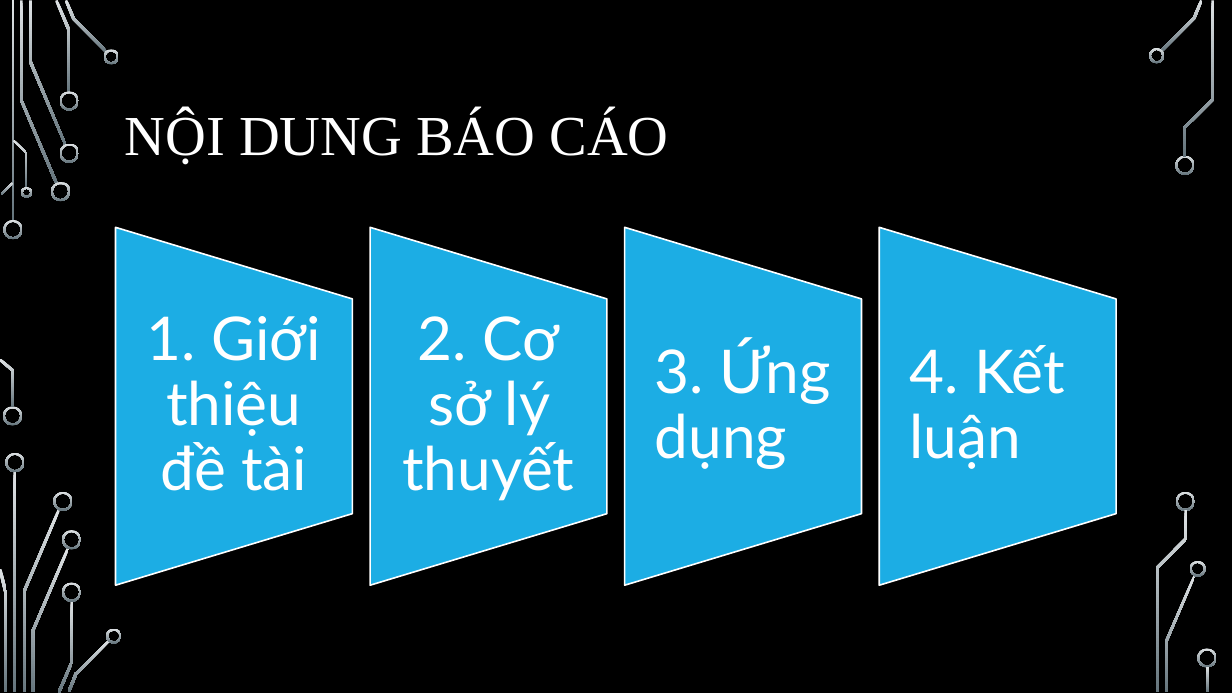
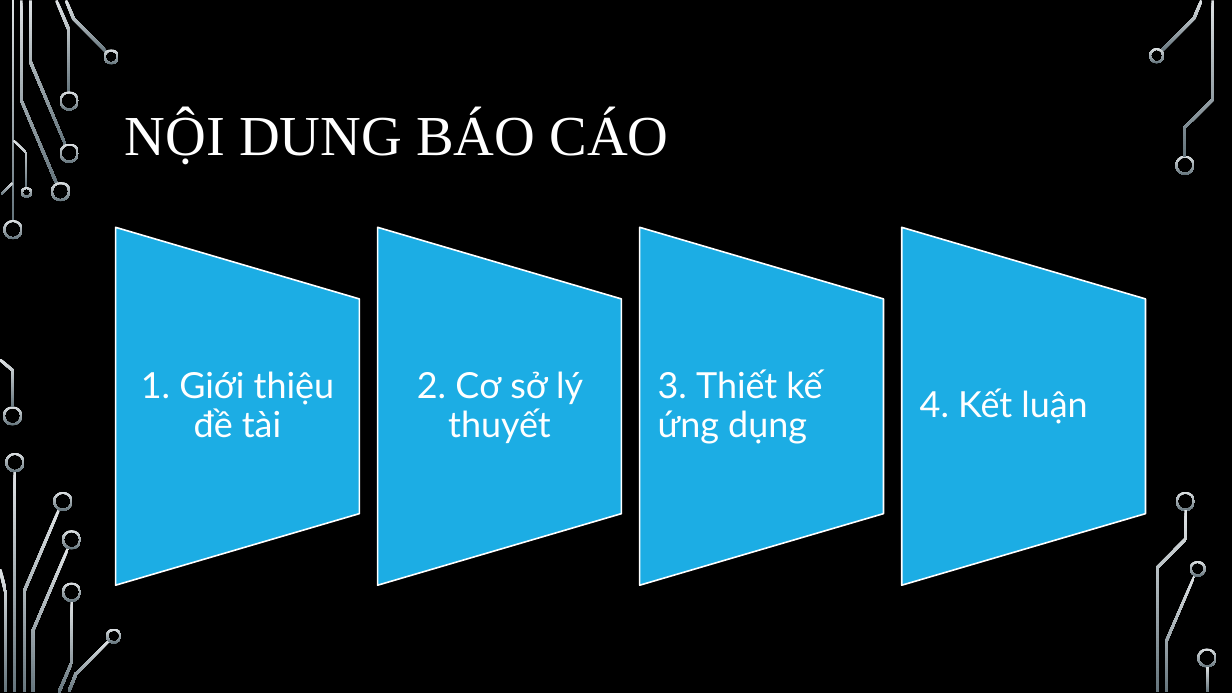
Before and after one commit to kiet1022/DoanHoiIT, a slide deck: slide 2 of FileBC/SlideBaoCaoVer2NotComplete.pptx. Drawn at 1232x693 pixels with LibreOffice and Linux fonts; fonts in the diff are those of the drawing; background and template pictures are left out. Boxes give left, top, right and bottom in pixels: in the first picture for what was removed or moved away, otherwise in the second. Text is boxed around its words. In the diff, an @@ line names an element or a change of style, - is before the commit and + after.

```diff
--- a/FileBC/SlideBaoCaoVer2NotComplete.pptx
+++ b/FileBC/SlideBaoCaoVer2NotComplete.pptx
@@ flow chart manual operation resized from (x1=116, y1=228, x2=353, y2=586) to (x1=115, y1=228, x2=359, y2=586) @@
@@ flow chart manual operation resized from (x1=370, y1=228, x2=607, y2=586) to (x1=378, y1=228, x2=622, y2=586) @@
@@ flow chart manual operation resized from (x1=625, y1=228, x2=862, y2=586) to (x1=640, y1=228, x2=884, y2=586) @@
@@ flow chart manual operation resized from (x1=879, y1=228, x2=1116, y2=586) to (x1=902, y1=228, x2=1146, y2=586) @@
@@ text "2. Cơ sở lý thuyết" moved from (x1=402, y1=316, x2=574, y2=501) to (x1=417, y1=371, x2=583, y2=443) @@
@@ size 47 to 28 pt; less space between paragraphs in 3 elements at (x1=141, y1=371, x2=334, y2=438), (x1=417, y1=371, x2=583, y2=443), (x1=920, y1=388, x2=1087, y2=424) @@
@@ text "4. Kết luận" moved from (x1=909, y1=345, x2=1065, y2=469) to (x1=920, y1=388, x2=1087, y2=424) @@
@@ text at (x1=658, y1=369, x2=822, y2=444): text changed; size 47 to 28 pt @@
-3. Ứng dụng
+3. Thiết kế ứng dụng
```
Also in this commit, not shown: 11 other slides changed, 5 slides added, 7 slides removed.
